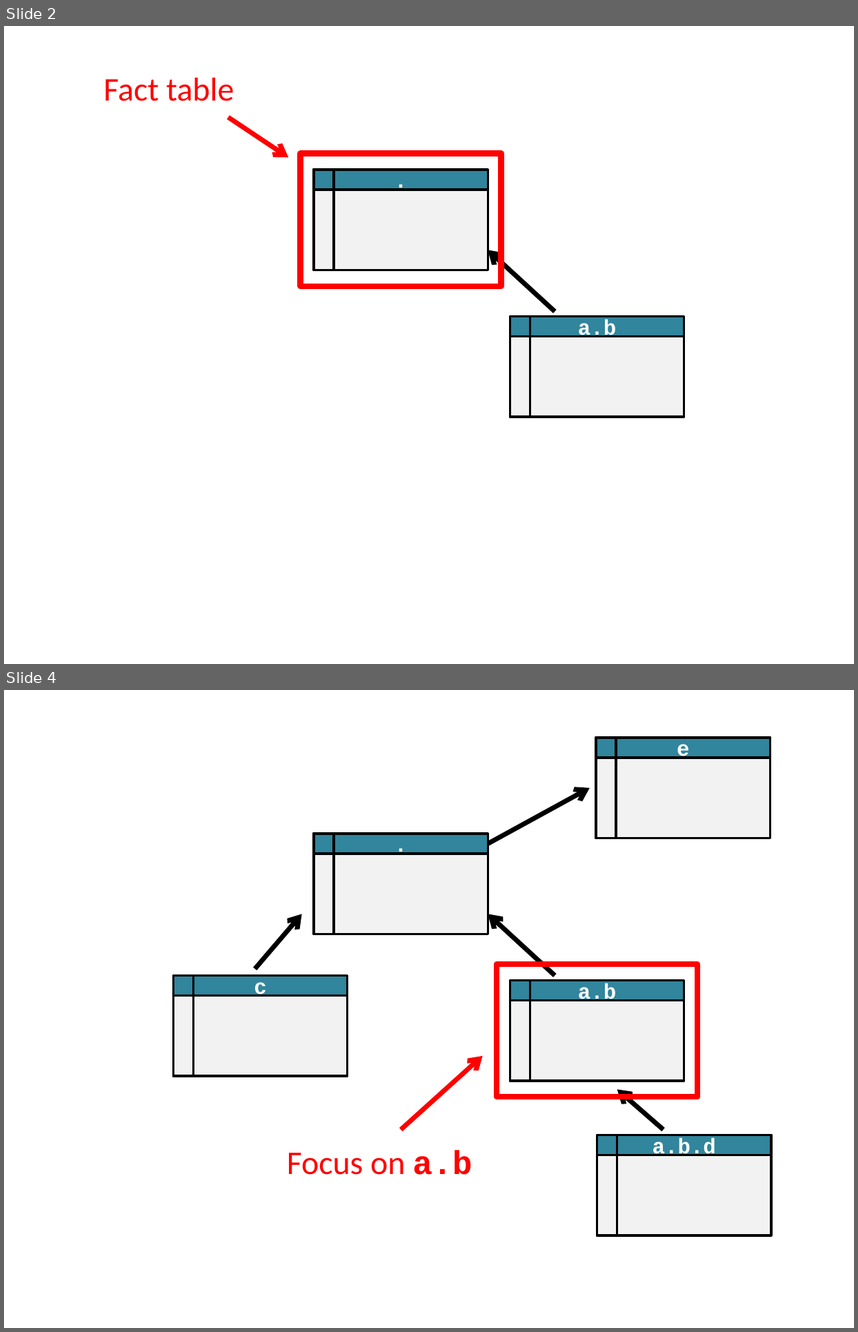
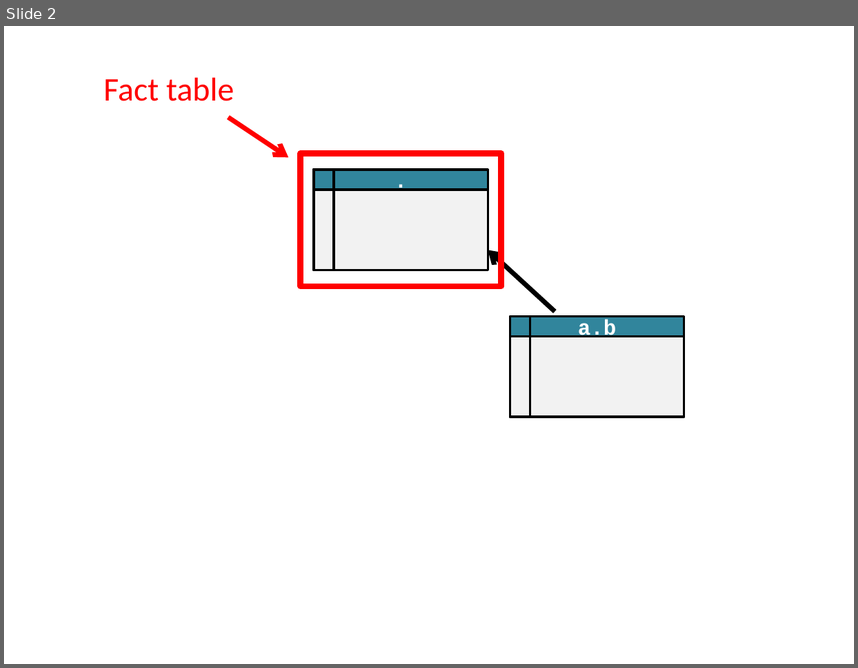
Before and after one commit to mozilla/jx-sqlite, a slide deck: docs/perspectives.pptx. Shown one above the other, each under a label of ours: slides 2 and 4 before the commit, slide 2 after it; the slides between them are not shown. The pictures are 858x1332 and 858x668 pixels, drawn with LibreOffice and Linux fonts; fonts in the diff are those of the drawing. Boxes give left, top, right and bottom in pixels: in the first picture for what was removed or moved away, otherwise in the second. Text is boxed around its words. In the diff, an @@ line names an element or a change of style, - is before the commit and + after.

```diff
--- a/docs/perspectives.pptx
+++ b/docs/perspectives.pptx
@@ slide 4 removed at [4, 690, 854, 1328], background #FFFFFF @@
@@ rectangle removed at [597, 738, 771, 838] @@
@@ rectangle removed at [597, 738, 771, 758] @@
-e
@@ rectangle removed at [597, 738, 617, 838] @@
@@ arrow removed from (488, 844) to (590, 788) @@
@@ rectangle removed at [314, 834, 488, 934] @@
@@ rectangle removed at [314, 834, 488, 854] @@
-.
@@ rectangle removed at [314, 834, 335, 934] @@
@@ arrow removed from (254, 969) to (301, 914) @@
@@ arrow removed from (555, 976) to (488, 914) @@
@@ rectangle removed at [173, 976, 348, 1076] @@
@@ rectangle removed at [173, 976, 348, 996] @@
-c
@@ rectangle removed at [173, 976, 194, 1076] @@
@@ rectangle removed at [497, 964, 697, 1096] @@
@@ rectangle removed at [510, 980, 684, 1080] @@
@@ rectangle removed at [510, 980, 684, 1000] @@
-a.b
@@ rectangle removed at [510, 980, 530, 1080] @@
@@ arrow removed from (401, 1130) to (483, 1056) @@
@@ arrow removed from (664, 1130) to (617, 1089) @@
@@ rectangle removed at [597, 1134, 771, 1235] @@
@@ rectangle removed at [597, 1134, 771, 1155] @@
-a.b.d
@@ rectangle removed at [597, 1134, 618, 1235] @@
@@ text removed at [287, 1150, 472, 1174] @@
-Focus on a.b
```
Also in this commit, not shown: 1 slide changed, 4 slides added, 2 other slides removed.
